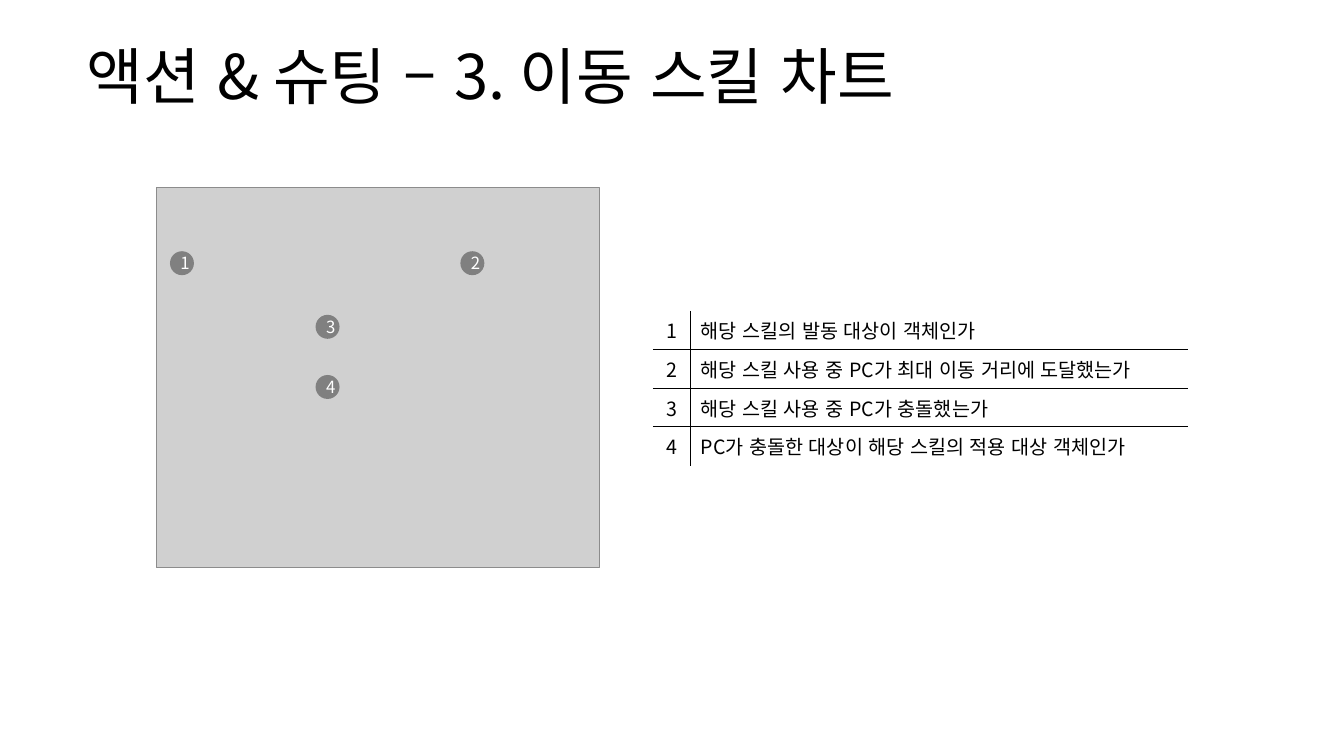
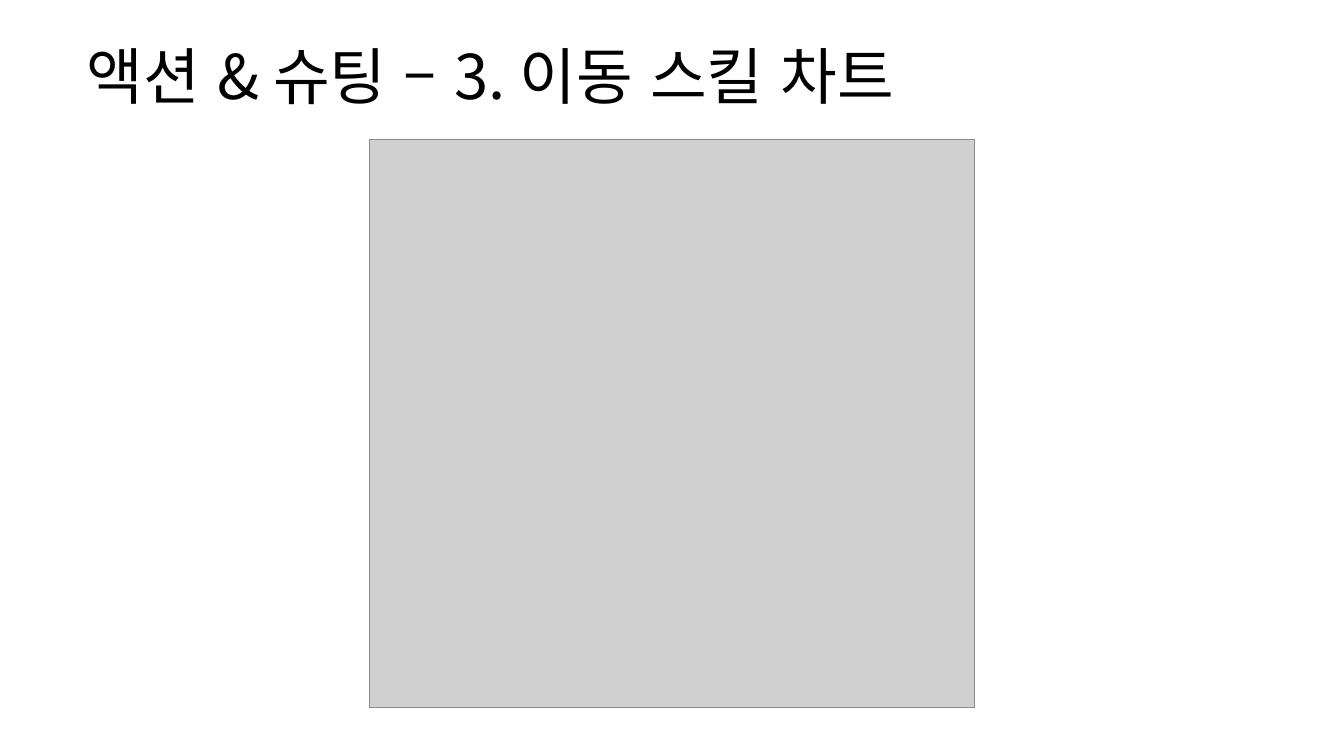
Before and after one commit to yjk0401/unityenginebasic_9th, a slide deck: slide 52 of 기획/방랑엽사전/스킬 시스템 기획서.pptx (slide 51 before the commit). Drawn at 1344x756 pixels with LibreOffice and Linux fonts; fonts in the diff are those of the drawing; grey boxes stand for pictures. Boxes give left, top, right and bottom in pixels: in the first picture for what was removed or moved away, otherwise in the second. Text is boxed around its words. In the diff, an @@ line names an element or a change of style, - is before the commit and + after.

```diff
--- a/기획/방랑엽사전/스킬 시스템 기획서.pptx
+++ b/기획/방랑엽사전/스킬 시스템 기획서.pptx
@@ picture added at (370, 140, 975, 708) @@
@@ group removed at (156, 188, 600, 568): 4 ellipses, 1 picture @@
-1
-3
-4
-2
@@ table removed at (653, 311, 1189, 460), 4 rows, 2 columns @@
-1 | 해당 스킬의 발동 대상이 객체인가
-2 | 해당 스킬 사용 중 PC가 최대 이동 거리에 도달했는가
-3 | 해당 스킬 사용 중 PC가 충돌했는가
-4 | PC가 충돌한 대상이 해당 스킬의 적용 대상 객체인가
```
Also in this commit, not shown: 27 other slides changed, 2 slides added, 3 other files.
